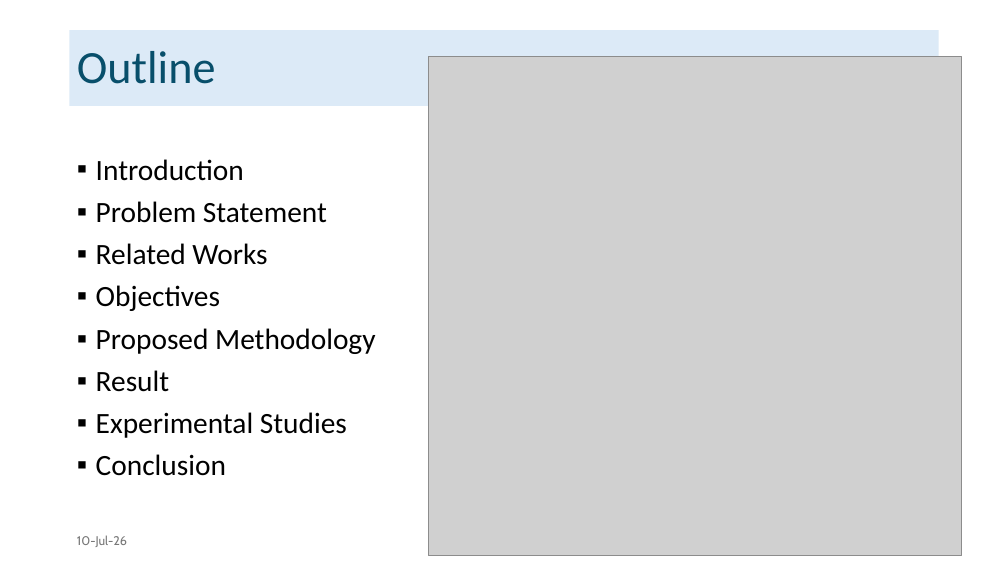
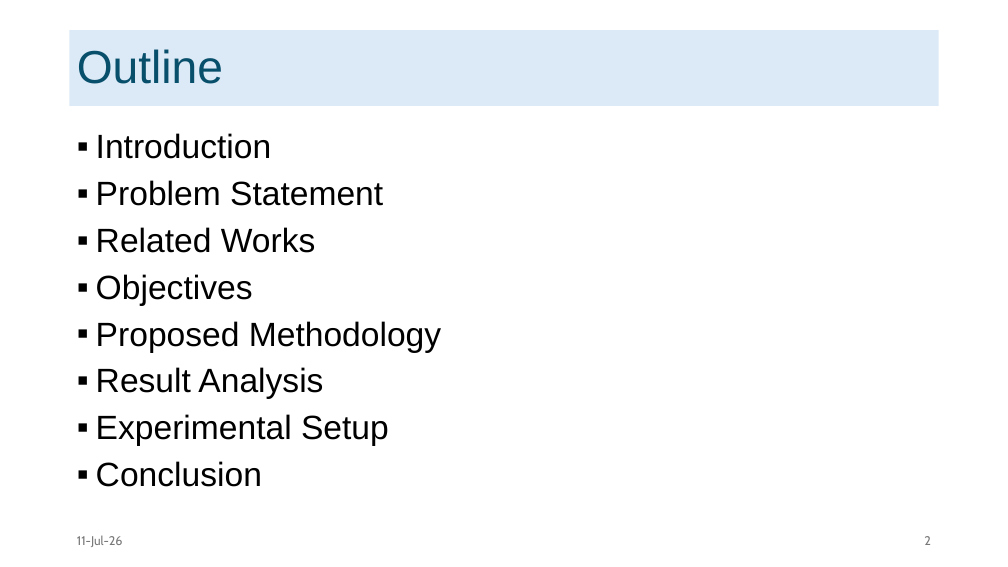
Before and after one commit to faiyaz103/adaptive-data-access-framework, a slide deck: slide 2 of report/main/2007103.pptx. Drawn at 1008x567 pixels with LibreOffice and Linux fonts; fonts in the diff are those of the drawing; grey boxes stand for pictures. Boxes give left, top, right and bottom in pixels: in the first picture for what was removed or moved away, otherwise in the second. Text is boxed around its words. In the diff, an @@ line names an element or a change of style, - is before the commit and + after.

```diff
--- a/report/main/2007103.pptx
+++ b/report/main/2007103.pptx
@@ title "Outline" at [70, 30, 939, 106]: font Calibri to Arial @@
@@ picture removed at [429, 56, 962, 556] @@
@@ text "Introduction": place and size @@
-text "Introduction" at [96, 159, 375, 476]
+text "Introduction" at [96, 133, 441, 487]
@@ text at [96, 133, 441, 487]: size 28 to 32 pt, font Calibri to Arial in "Introduction", "Problem Statement", "Related Works", "Objectives" and 2 more places @@
@@ text at [96, 367, 389, 446]: text changed; size 28 to 32 pt; font Calibri to Arial @@
-▪ Result
-▪ Experimental Studies
+▪ Result Analysis
+▪ Experimental Setup
@@ text at [77, 535, 123, 547]: text changed @@
-10-Jul-26
+11-Jul-26
@@ page number added at [924, 536, 931, 545], 12 pt, text #797979 @@
+2
```
Also in this commit, not shown: 32 other slides changed, 1 slide added, 2 slides removed.
